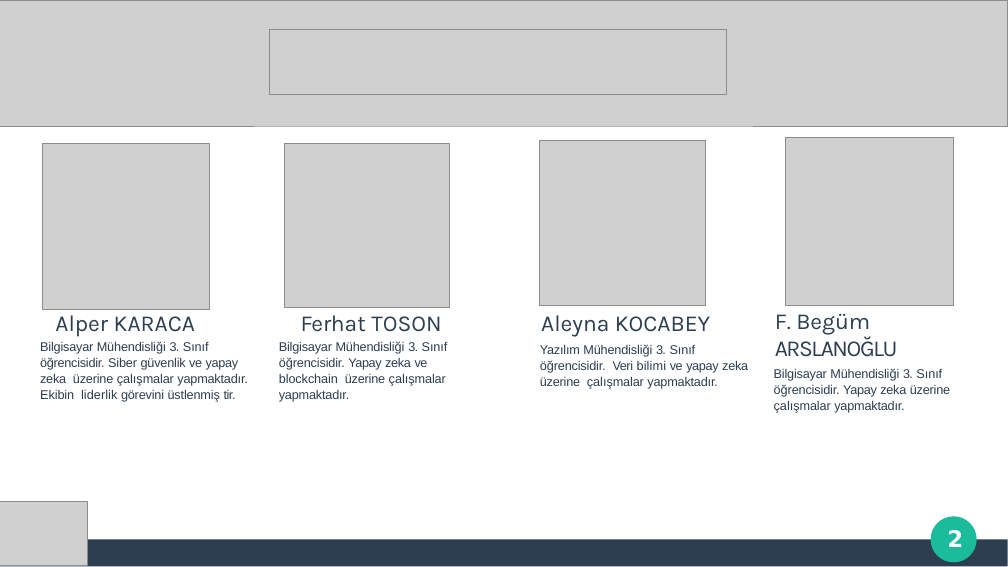
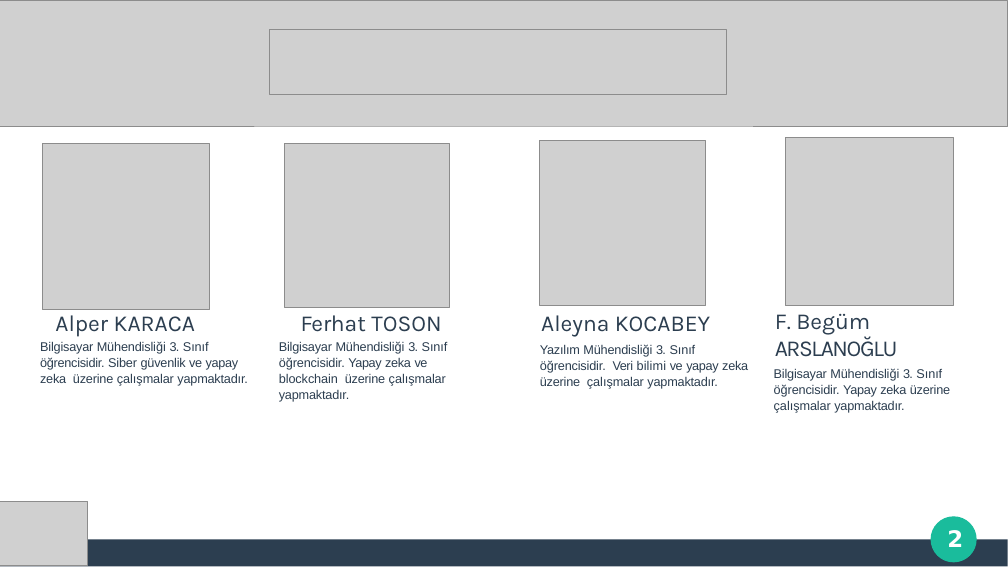
Before and after one commit to thealper2/gat0r-nlp, a slide deck: slide 2 of GATOR_Sunum.pptx. Drawn at 1008x567 pixels with LibreOffice and Linux fonts; fonts in the diff are those of the drawing; grey boxes stand for pictures. Boxes give left, top, right and bottom in pixels: in the first picture for what was removed or moved away, otherwise in the second. Text is boxed around its words. In the diff, an @@ line names an element or a change of style, - is before the commit and + after.

```diff
--- a/GATOR_Sunum.pptx
+++ b/GATOR_Sunum.pptx
@@ text at box(40, 341, 247, 386): text changed @@
-Bilgisayar Mühendisliği 3. Sınıf öğrencisidir. Siber güvenlik ve yapay zeka üzerine çalışmalar yapmaktadır. Ekibin liderlik görevini üstlenmiş tir.
+Bilgisayar Mühendisliği 3. Sınıf öğrencisidir. Siber güvenlik ve yapay zeka üzerine çalışmalar yapmaktadır.
```
Also in this commit, not shown: 3 other slides changed.
